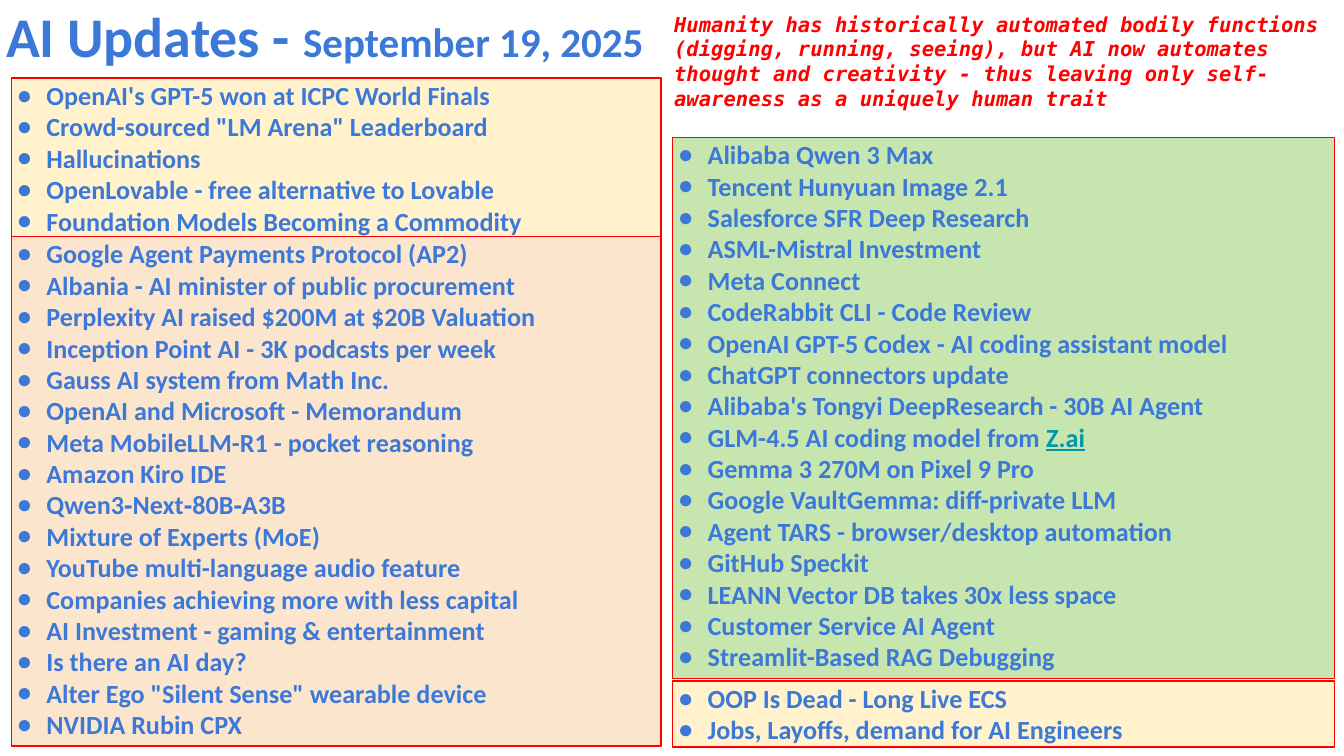
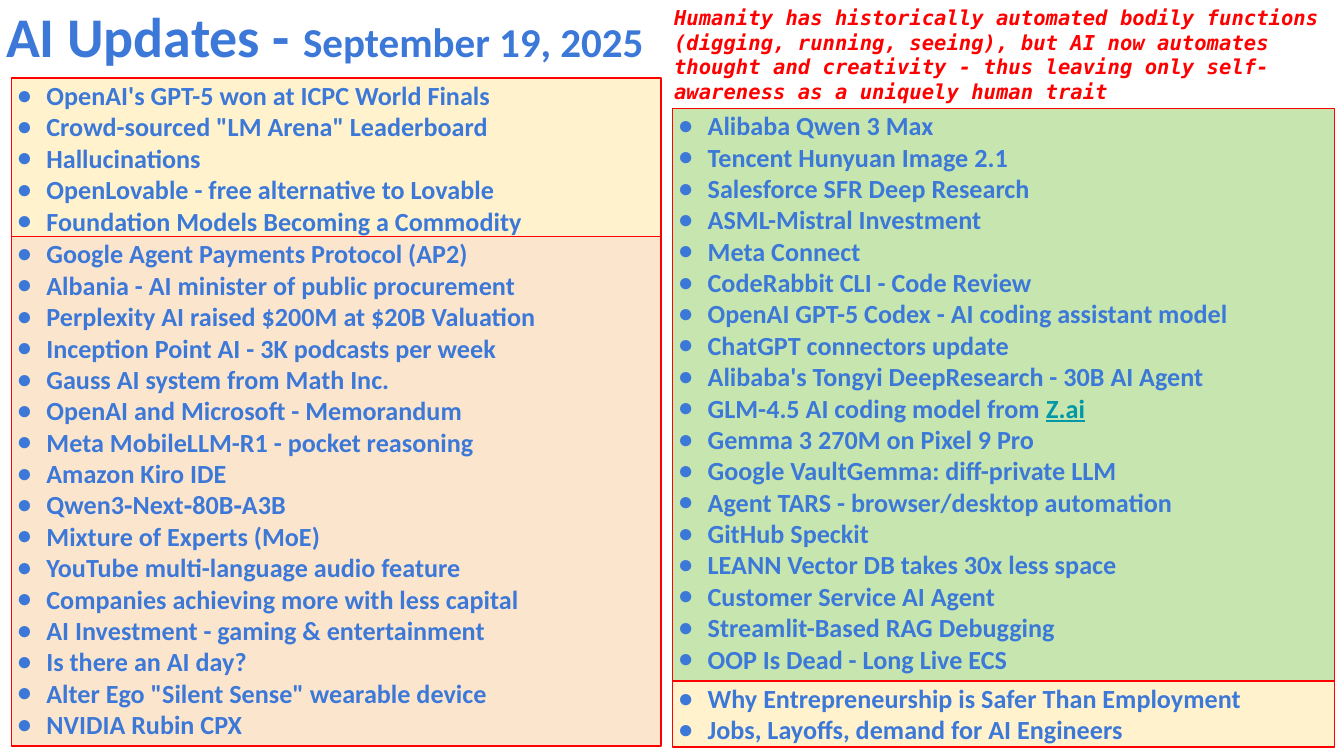
Before and after one commit to lselector/seminar, a slide deck: slide 1 of 2025/2025-09-19-AI-Updates.pptx. Drawn at 1344x756 pixels with LibreOffice and Linux fonts; fonts in the diff are those of the drawing. Boxes give left, top, right and bottom in pixels: in the first picture for what was removed or moved away, otherwise in the second. Text is boxed around its words. In the diff, an @@ line names an element or a change of style, - is before the commit and + after.

Commit message:
update

```diff
--- a/2025/2025-09-19-AI-Updates.pptx
+++ b/2025/2025-09-19-AI-Updates.pptx
@@ text "Humanity has historically automated bodily ...": place and size @@
-text "Humanity has historically automated bodily ..." at <box>674,15,1318,111</box>
+text "Humanity has historically automated bodily ..." at <box>674,8,1318,104</box>
@@ rectangle "Alibaba Qwen 3 Max": place and size @@
-rectangle "Alibaba Qwen 3 Max" at <box>673,137,1335,679</box>
+rectangle "Alibaba Qwen 3 Max" at <box>673,109,1335,681</box>
@@ text in rectangle at <box>708,650,1007,674</box>: paragraph added @@
+● OOP Is Dead - Long Live ECS
@@ text in rectangle at <box>708,689,1240,712</box>: text changed @@
-● OOP Is Dead - Long Live ECS
+● Why Entrepreneurship is Safer Than Employment
```
Also in this commit, not shown: 1 other slide changed, 1 slide added.
